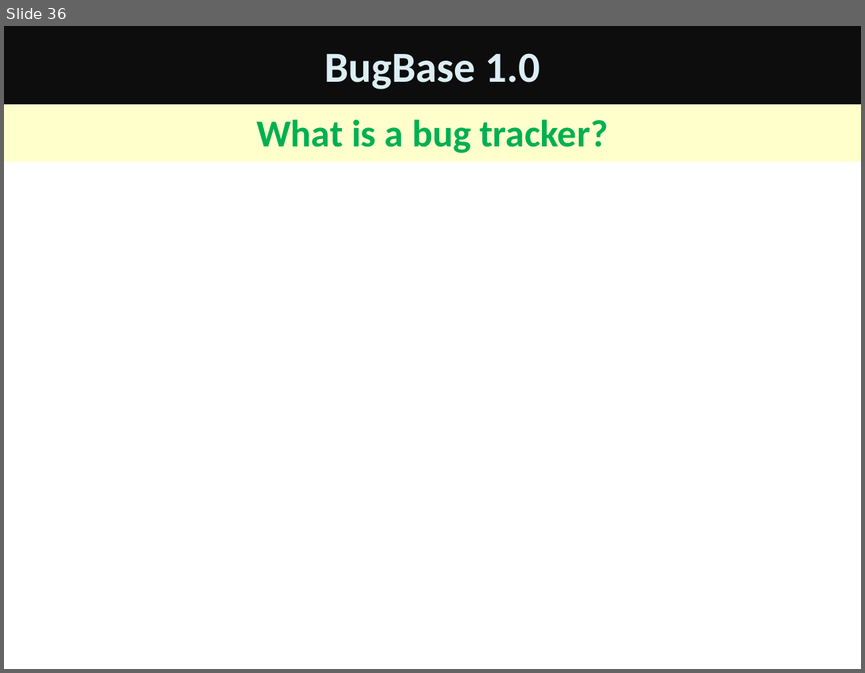
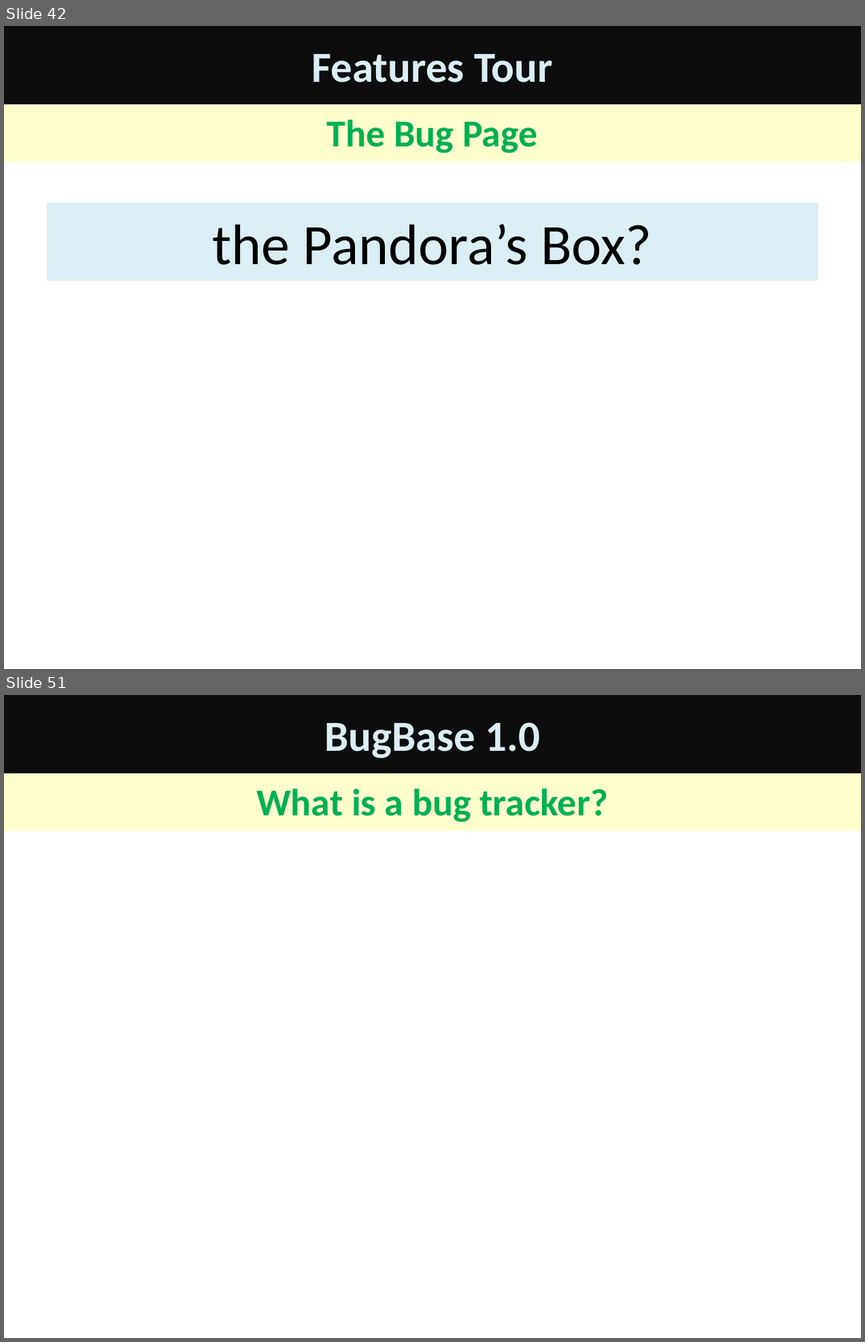
Before and after one commit to ideamonk/bugbase, a slide deck: advocacy/BugBase 1.pptx. Shown one above the other, each under a label of ours: slide 36 before the commit, slides 42 and 51 after it; the slides between them are not shown. The pictures are 865x673 and 865x1342 pixels, drawn with LibreOffice and Linux fonts; fonts in the diff are those of the drawing. Boxes give left, top, right and bottom in pixels: in the first picture for what was removed or moved away, otherwise in the second. Text is boxed around its words. In the diff, an @@ line names an element or a change of style, - is before the commit and + after.

```diff
--- a/advocacy/BugBase 1.pptx
+++ b/advocacy/BugBase 1.pptx
@@ slide 42 added at (x1=4, y1=26, x2=861, y2=669), background #FFFFFF @@
@@ title added at (x1=4, y1=26, x2=861, y2=105), fill #0D0D0D, 36 pt, text #DBEEF4, bold @@
+Features Tour
@@ subtitle added at (x1=4, y1=105, x2=861, y2=162), fill #FFFFCC, 32 pt, text #00B050, bold @@
+The Bug Page
@@ rectangle added at (x1=47, y1=203, x2=818, y2=280), fill #DBEEF4, 48 pt, text #000000 @@
+the Pandora’s Box?
@@ what was slide 36 is now slide 51 @@
```
Also in this commit, not shown: 1 slide changed, 14 other slides added.
